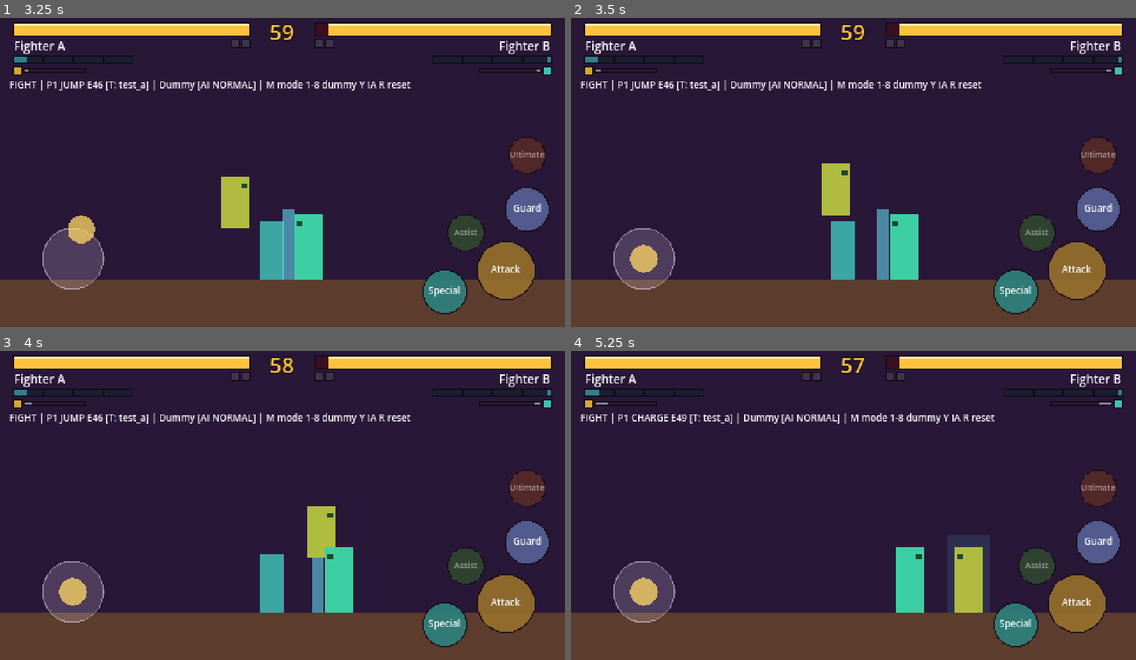
Above: before the commit, frames 1-4 (two rows, left to right).
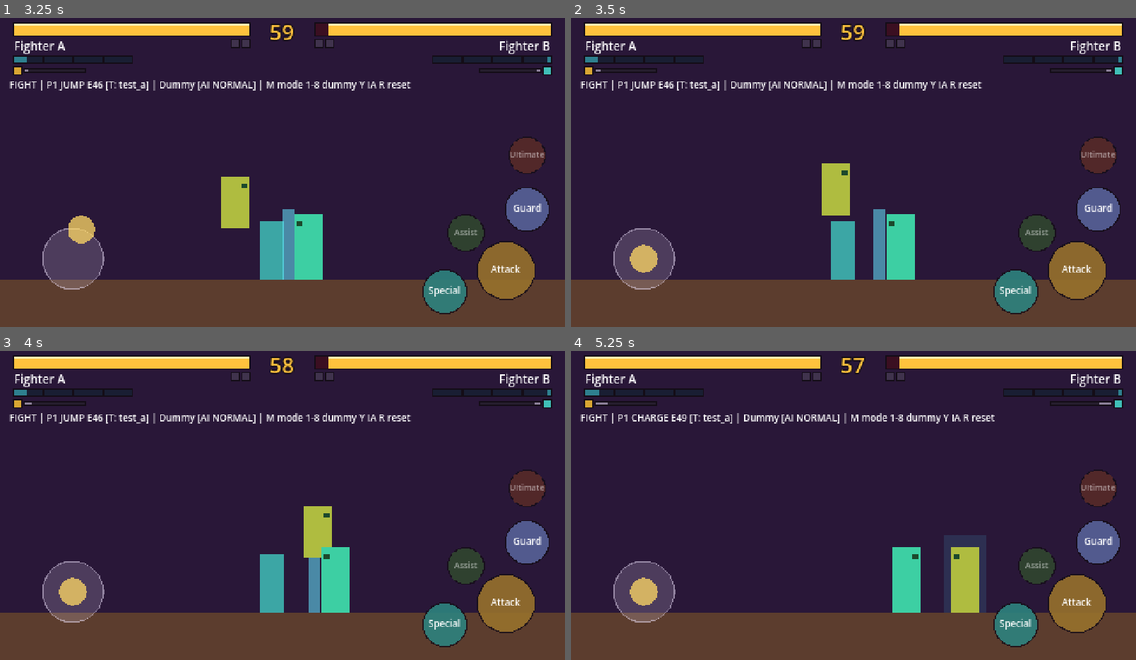
Above: after the commit, the same moments.

Repository: NabOuat/Fighter
Game: Godot game, scene res://scenes/fight/fight.tscn
Two runs of this game, one before a commit and one after it. Both use one fixed random seed, a clock stepped at 60 frames per second and the inputs below.
Inputs (mouse positions are in pixels of both pictures, inside the frame that each line leads up to):
- Up to frame 1 (3.25 s): tap Enter at 0.5 s; move the mouse to (406, 150) at 0.52 s; hold D (move_right) 0.53-1.25 s; hold K (special) 0.53-1.25 s; tap J (attack) at 0.6 s; click (406, 150) at 0.67 s; tap W (jump) at 0.77 s; drag from (169, 184) to (254, 231) at 1.27 s; move the mouse to (339, 98) at 2.02 s; hold A (move_left) 2.03-2.75 s; hold K (special) 2.03-2.75 s; tap I (assist) at 2.1 s; drag from (254, 231) to (113, 119) at 2.77 s
- Up to frame 2 (3.5 s): no input
- Up to frame 3 (4 s): move the mouse to (452, 548) at 3.52 s; hold D (move_right) from 3.53 s (still down); hold S (crouch) from 3.53 s (still down); tap W (jump) at 3.77 s; tap K (special) at 3.8 s
- Up to frame 4 (5.25 s): release D (move_right) at 4.25 s; release S (crouch) at 4.25 s; drag from (684, 452) to (768, 422) at 4.27 s; tap Space at 5 s; move the mouse to (881, 502) at 5.02 s; hold D (move_right) from 5.03 s (still down); hold K (special) from 5.03 s (still down); click (881, 502) at 5.17 s

Frame 1 is identical in both runs. In frame 2, 0.5% of the frame differs, in the area x 53-62%, y 61-85%; in frame 3, 0.6%; in frame 4, 0.9%, in the area x 56-75%, y 59-85%.

Commit message:
IA : corrections issues de la relecture des étapes 4 à 7
- Un plan terminé n'est plus exécuté en attendant la décision suivante
  (l'IA facile avançait jusqu'à 18 frames de trop).
- Une charge d'énergie interrompue avant 10 frames ne déclenche plus
  de coup spécial involontaire (énergie gaspillée).
- Un coup donné dans l'autre sens n'est plus vu comme une menace.

Co-Authored-By: Claude Opus 5.5 <noreply@anthropic.com>

Diff:
--- a/scenes/fighters/fighter_ai.gd
+++ b/scenes/fighters/fighter_ai.gd
@@ -59,6 +59,8 @@
 var _punish_key := ""
 var _cancel_key := ""
 var _air_attack_done := false
+## Vrai pendant une charge d'énergie (et non un appui court sur Spécial).
+var _charging := false
 
 
 ## seed : graine du hasard (0 = différente à chaque partie, autre = parties rejouables).
@@ -72,6 +74,17 @@
 
 ## Appelée à chaque frame par l'arène, avant que le combattant lise ses intentions.
 func update(me: Fighter, op: Fighter, projectiles: Array[Projectile]) -> void:
+	_decide(me, op, projectiles)
+	# Un appui court sur Spécial lance un coup spécial : si l'IA a commencé une
+	# CHARGE et qu'elle est interrompue avant 10 frames, elle garde le bouton
+	# enfoncé jusqu'au seuil, sinon elle lancerait un spécial sans le vouloir.
+	if _charging and not me.intent.special and me.special_held_frames > 0 			and me.special_held_frames < Fighter.CHARGE_THRESHOLD_FRAMES:
+		me.intent.special = true
+	if not me.intent.special and me.special_held_frames == 0:
+		_charging = false
+
+
+func _decide(me: Fighter, op: Fighter, projectiles: Array[Projectile]) -> void:
 	var intent := me.intent
 	for key in intent:
 		intent[key] = false
@@ -101,8 +114,10 @@
 	if _try_punish(me, op, distance, s):
 		return
 
-	# 5. Suivre le plan, ou en choisir un nouveau.
-	if _plan_frame >= _plan_length and _think_cooldown == 0:
+	# 5. Suivre le plan. Quand il est fini, attendre la prochaine décision sans rien faire.
+	if _plan_frame >= _plan_length:
+		if _think_cooldown > 0:
+			return
 		_choose_plan(me, op, distance, s)
 	_follow_plan(me, op, distance, toward)
 	_plan_frame += 1
@@ -139,7 +154,8 @@
 ## qui arrive. Renvoie {} s'il n'y a rien, sinon {key, low, frames_to_hit}.
 func _find_threat(me: Fighter, op: Fighter, projectiles: Array[Projectile], distance: float) -> Dictionary:
 	var attack := op.current_attack
-	if attack and op.state in [Fighter.State.ATTACK, Fighter.State.JUMP]:
+	var facing_me := op.facing == (1 if me.global_position.x > op.global_position.x else -1)
+	if attack and facing_me and op.state in [Fighter.State.ATTACK, Fighter.State.JUMP]:
 		var before_end := attack.startup + attack.active - op.attack_frame
 		var reach := attack.hitbox.position.x + attack.hitbox.size.x + attack.dash_speed / 60.0 * attack.active + 14.0
 		if before_end >= 0 and distance < reach and attack.hitbox.has_area():
@@ -284,6 +300,7 @@
 			intent.assist = f == 0
 		Plan.CHARGE:
 			# On arrête de charger si l'adversaire s'approche.
+			_charging = true
 			intent.special = true
 			if op and distance < MID:
 				_plan_length = f
